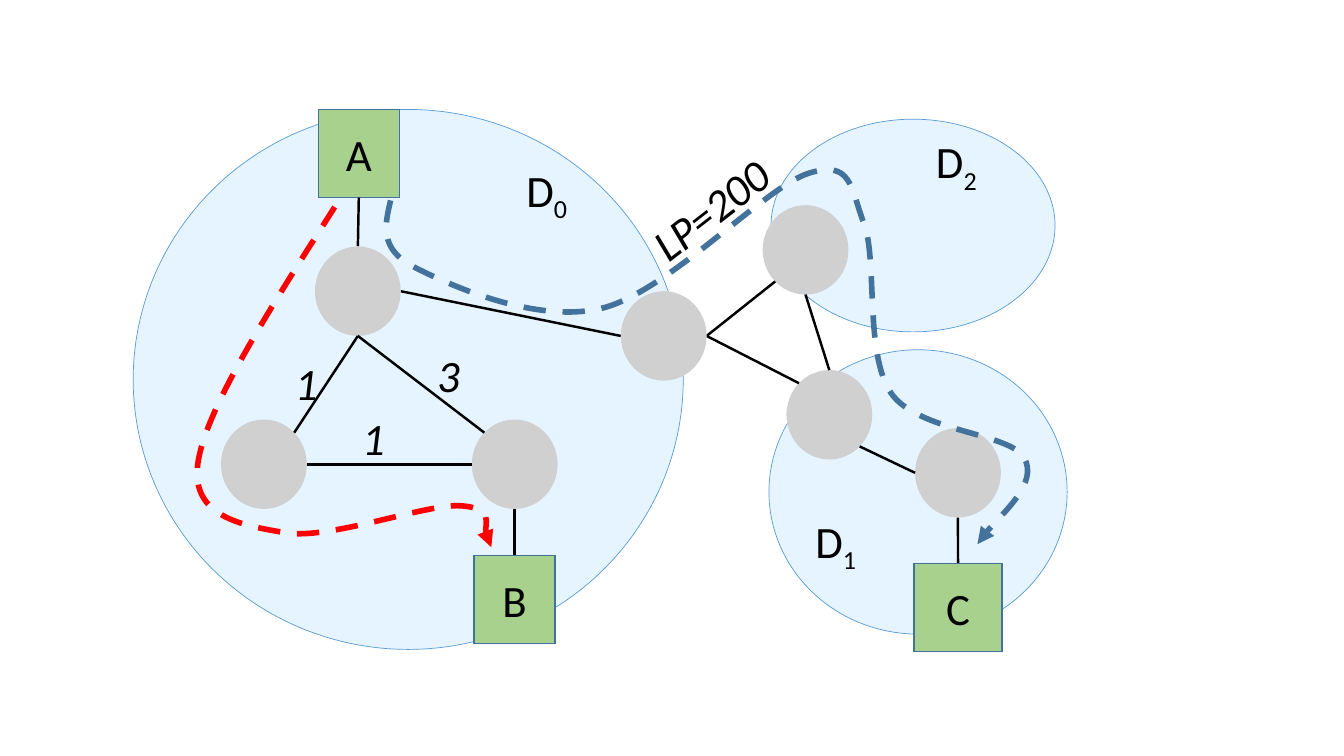
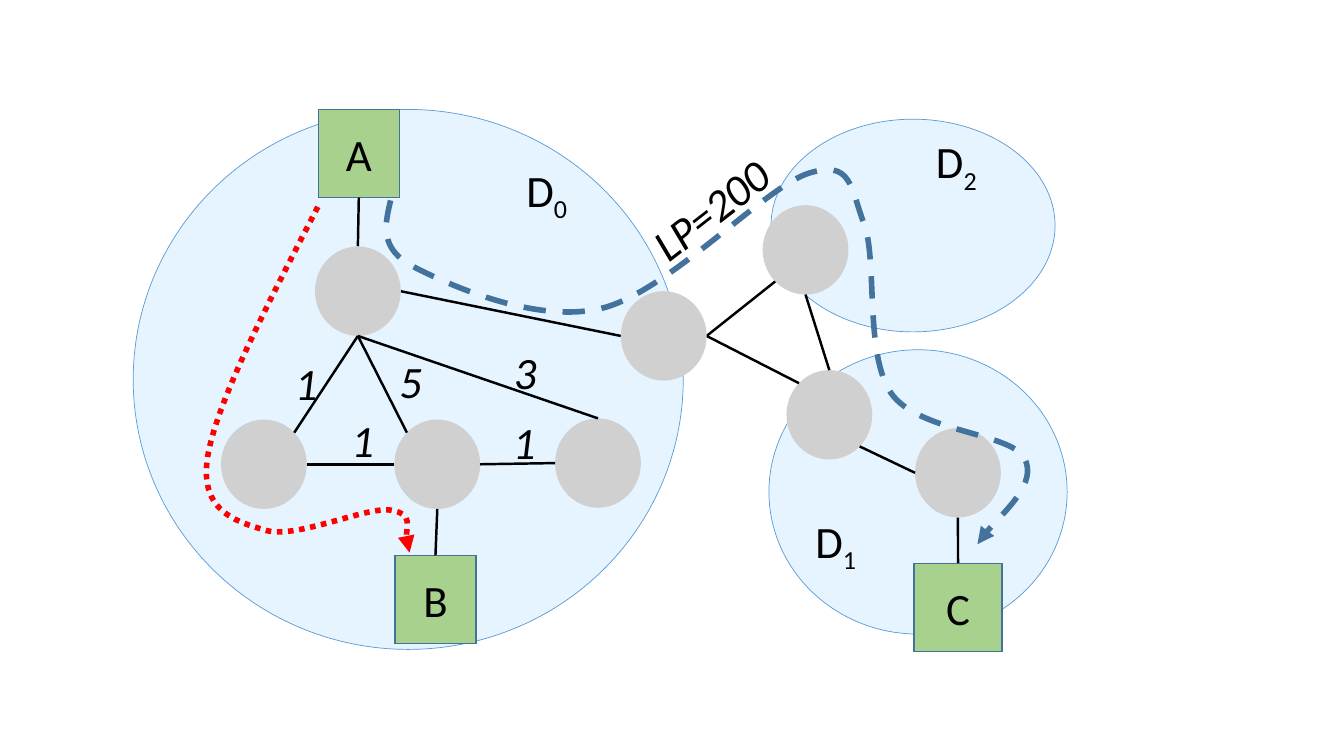
Before and after one commit to sskausik08/Genesis, a slide deck: slide 1 of papers/sigmetrics18/figures/example.pptx. Drawn at 1344x756 pixels with LibreOffice and Linux fonts; fonts in the diff are those of the drawing; grey boxes stand for pictures. Boxes give left, top, right and bottom in pixels: in the first picture for what was removed or moved away, otherwise in the second. Text is boxed around its words. In the diff, an @@ line names an element or a change of style, - is before the commit and + after.

```diff
--- a/papers/sigmetrics18/figures/example.pptx
+++ b/papers/sigmetrics18/figures/example.pptx
@@ freeform shape at (203,201,428,553): rotation 0 to 3 degrees; outline redrawn @@
@@ line moved from (358, 336) - (484, 433) to (358, 336) - (407, 433) @@
@@ line added from (358, 336) to (598, 418), #000000 1.75 pt @@
@@ text "3": place and size @@
-text "3" at (437,363,460,404)
+text "3" at (514,360,537,399)
@@ text added at (399,369,422,399), 32 pt, text #000000, italic @@
+5
@@ text "1": place and size @@
-text "1" at (362,426,385,466)
+text "1" at (351,428,374,466)
@@ picture added at (394,419,480,509) @@
@@ picture removed at (472,419,558,509) @@
@@ picture added at (556,418,641,508) @@
@@ text added at (513,430,536,465), 32 pt, text #000000, italic @@
+1
@@ line moved from (307, 465) - (472, 465) to (307, 465) - (394, 465) @@
@@ line added from (480, 465) to (556, 463), #000000 1.75 pt @@
@@ line moved from (515, 509) - (515, 556) to (438, 509) - (436, 556) @@
@@ rectangle "B": place and size @@
-rectangle "B" at (474,556,555,643)
+rectangle "B" at (395,556,476,643)
```
Also in this commit, not shown: 1 other file.
